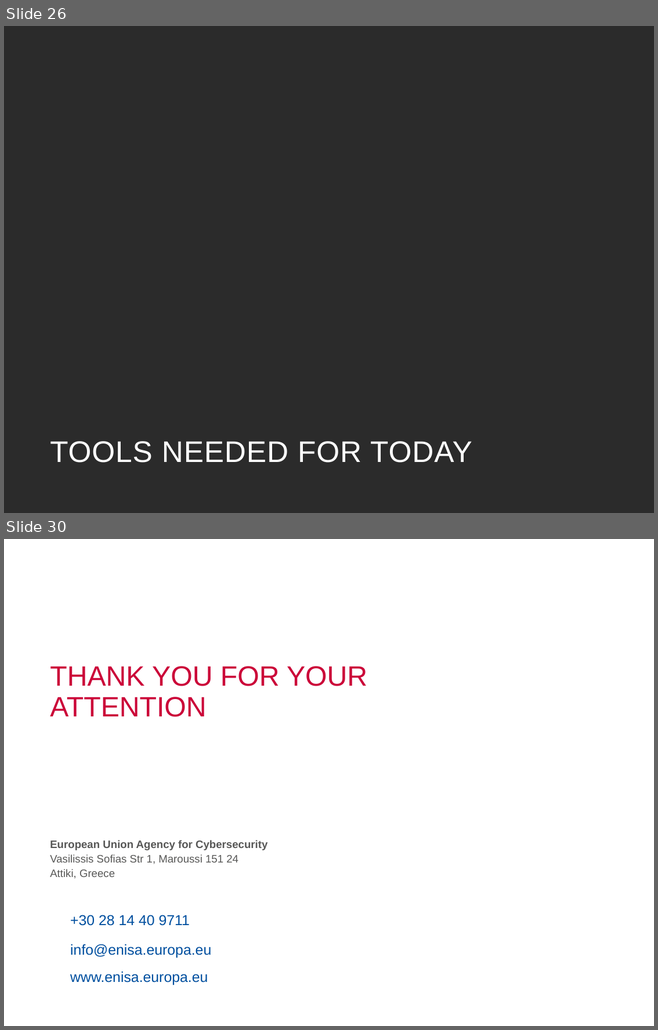
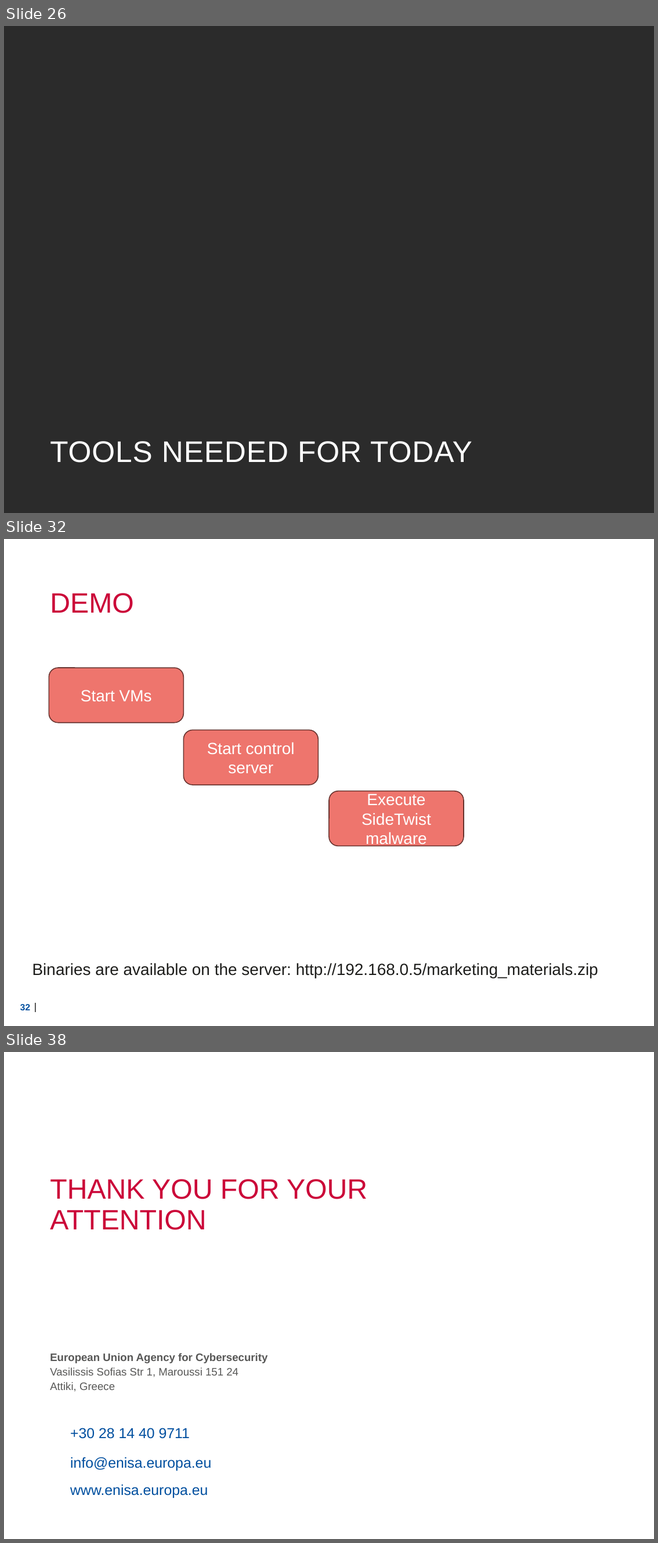
Before and after one commit to Lensver65/ESDC-BP, a slide deck: Cyber exercise.pptx. Shown one above the other, each under a label of ours: slides 26 and 30 before the commit, slides 26, 32 and 38 after it; the slides between them are not shown. The pictures are 658x1030 and 658x1543 pixels, drawn with LibreOffice and Linux fonts; fonts in the diff are those of the drawing; background and template pictures are left out; a plain dark background stands for a picture behind light text. Boxes give left, top, right and bottom in pixels: in the first picture for what was removed or moved away, otherwise in the second. Text is boxed around its words. In the diff, an @@ line names an element or a change of style, - is before the commit and + after.

```diff
--- a/Cyber exercise.pptx
+++ b/Cyber exercise.pptx
@@ slide 32 added at (x1=4, y1=539, x2=654, y2=1026), background picture (left out) @@
@@ title added at (x1=50, y1=593, x2=134, y2=613), 31 pt, text #CB0538 @@
+DEMO
@@ rounded rectangle added at (x1=49, y1=668, x2=183, y2=723), fill #EE756D, outline #683330 1 pt, 18 pt, text #FFFFFF @@
+Start VMs
@@ rounded rectangle added at (x1=183, y1=730, x2=318, y2=785), fill #EE756D, outline #683330 1 pt, 18 pt, text #FFFFFF @@
+Start control server
@@ rounded rectangle added at (x1=329, y1=791, x2=463, y2=846), fill #EE756D, outline #683330 1 pt, 18 pt, text #FFFFFF @@
+Execute SideTwist malware
@@ text added at (x1=32, y1=963, x2=598, y2=979), 18 pt, text #1D1D1B @@
+Binaries are available on the server: http://192.168.0.5/marketing_materials.zip
@@ page number added at (x1=20, y1=1004, x2=30, y2=1011), 10 pt, text #004F9F, bold @@
+32
@@ line added from (35, 1004) to (35, 1012), #575756 1 pt @@
@@ what was slide 30 is now slide 38 @@
```
Also in this commit, not shown: 1 slide changed, 9 other slides added, 2 slides removed, 2 other files.
